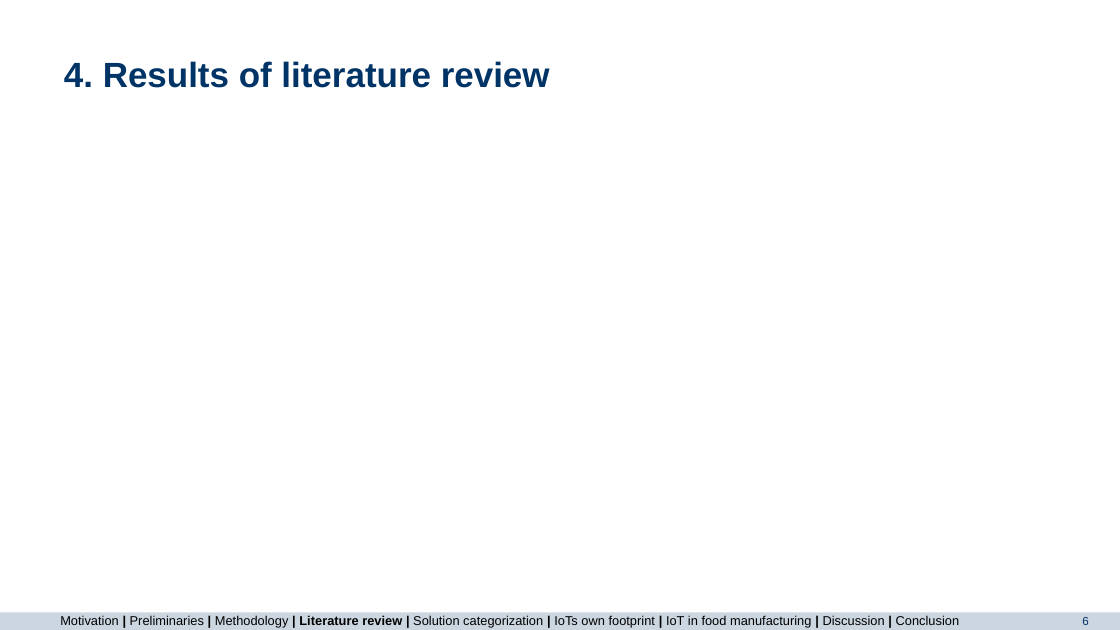
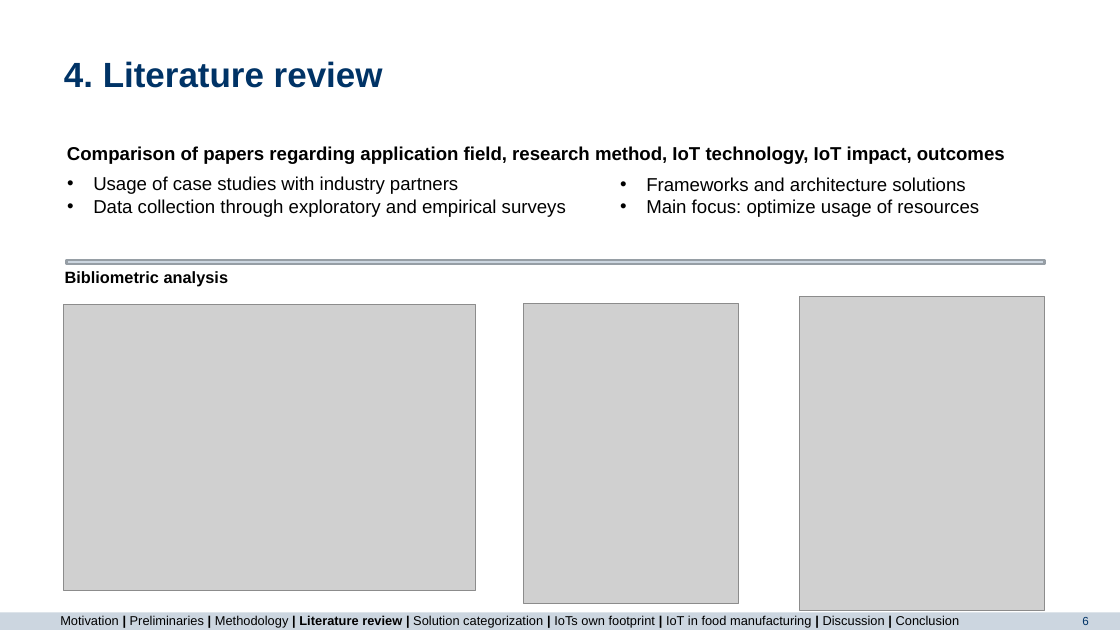
Before and after one commit to majuritz/internet-of-things-seminar, a slide deck: slide 6 of IoT final presentation.pptx. Drawn at 1120x630 pixels with LibreOffice and Linux fonts; fonts in the diff are those of the drawing; grey boxes stand for pictures; background and template pictures are left out. Boxes give left, top, right and bottom in pixels: in the first picture for what was removed or moved away, otherwise in the second. Text is boxed around its words. In the diff, an @@ line names an element or a change of style, - is before the commit and + after.

```diff
--- a/IoT final presentation.pptx
+++ b/IoT final presentation.pptx
@@ title at [64, 61, 383, 88]: text changed @@
-4. Results of literature review
+4. Literature review
@@ text added at [67, 146, 1005, 164], 16 pt, text #000000, bold @@
+Comparison of papers regarding application field, research method, IoT technology, IoT impact, outcomes
@@ text added at [93, 176, 566, 217], 16 pt, text #000000 @@
+• Usage of case studies with industry partners
+• Data collection through exploratory and empirical surveys
@@ text added at [646, 177, 979, 217], 16 pt, text #000000 @@
+• Frameworks and architecture solutions
+• Main focus: optimize usage of resources
@@ rectangle added at [66, 260, 1045, 264], fill #CCD6E0, outline #979EA6 2 pt @@
@@ text added at [65, 271, 229, 287], 14 pt, text #000000, bold @@
+Bibliometric analysis
@@ picture added at [800, 297, 1045, 611] @@
@@ picture added at [63, 304, 476, 591] @@
@@ picture added at [524, 303, 739, 603] @@
```
Also in this commit, not shown: 3 other slides changed.
